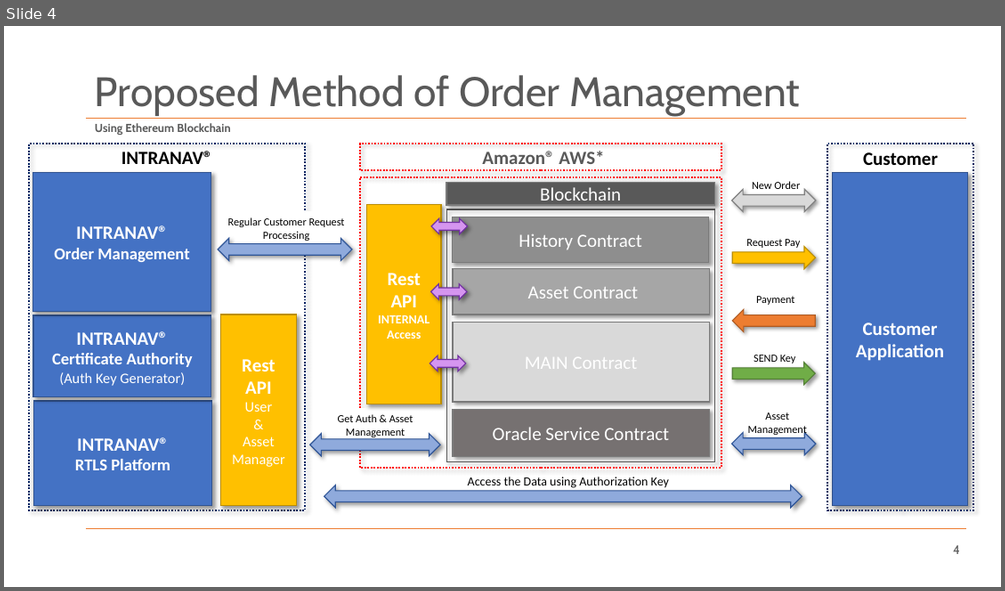
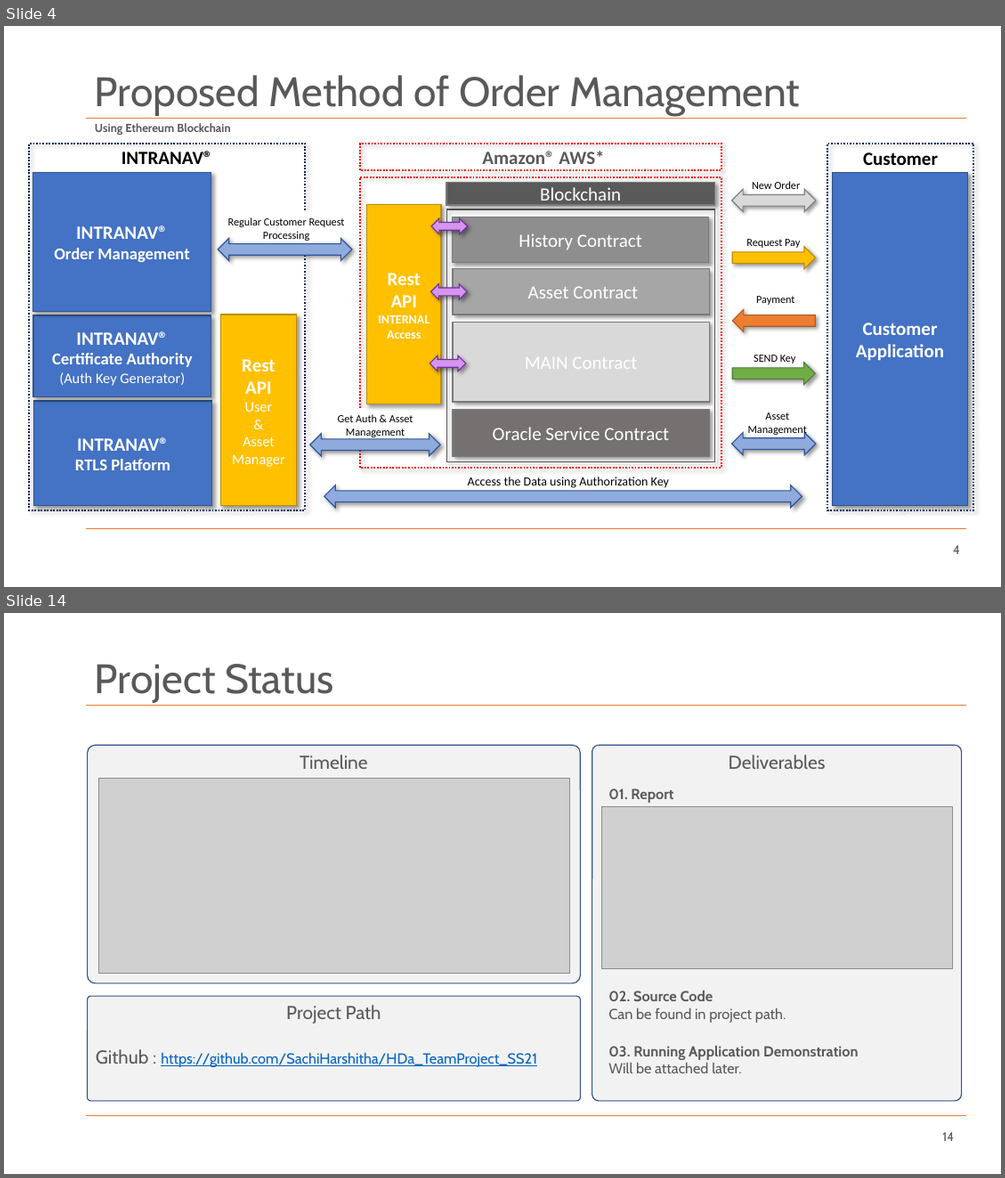
Before and after one commit to SachiHarshitha/HDa_TeamProject_SS21, a slide deck: 00_Documentation/M03_TeamProject_Haid_UWB-Presentation.pptx. Shown one above the other, each under a label of ours: slide 4 before the commit, slides 4 and 14 after it; the slides between them are not shown. The pictures are 1005x591 and 1005x1178 pixels, drawn with LibreOffice and Linux fonts; fonts in the diff are those of the drawing; grey boxes stand for pictures; background and template pictures are left out. Boxes give left, top, right and bottom in pixels: in the first picture for what was removed or moved away, otherwise in the second. Text is boxed around its words. In the diff, an @@ line names an element or a change of style, - is before the commit and + after.

```diff
--- a/00_Documentation/M03_TeamProject_Haid_UWB-Presentation.pptx
+++ b/00_Documentation/M03_TeamProject_Haid_UWB-Presentation.pptx
@@ slide 14 added at [4, 613, 1001, 1174], background #FFFFFF; not listed: 2 template elements that a slide beside it also shows @@
@@ title added at [95, 664, 333, 702], 39.6 pt, text #595959 @@
+Project Status
@@ rounded rectangle added at [87, 746, 580, 984], fill #F2F2F2, outline #325491 1 pt, 18 pt, text #595959 @@
+Timeline
@@ rounded rectangle added at [592, 746, 962, 1102], fill #F2F2F2, outline #325491 1 pt, 18 pt, text #595959 @@
+Deliverables
@@ picture added at [99, 779, 569, 973] @@
@@ text added at [608, 788, 673, 803], 14 pt, text #595959, bold @@
+01. Report
@@ picture added at [601, 806, 952, 968] @@
@@ rounded rectangle added at [87, 996, 580, 1101], fill #F2F2F2, outline #325491 1 pt, 14 pt, text #0563C1, underline @@
+Project Path
+Github : https://github.com/SachiHarshitha/HDa_TeamProject_SS21
@@ text added at [608, 990, 786, 1022], 14 pt, text #595959 @@
+02. Source Code
+Can be found in project path.
@@ text added at [608, 1046, 858, 1073], 14 pt, text #595959, bold @@
+03. Running Application Demonstration
+Will be attached later.
@@ page number added at [942, 1132, 954, 1141], 12 pt, text #595959 @@
+14
```
Also in this commit, not shown: 10 slides changed, 2 other slides added, 2 slides removed, 11 other files.
